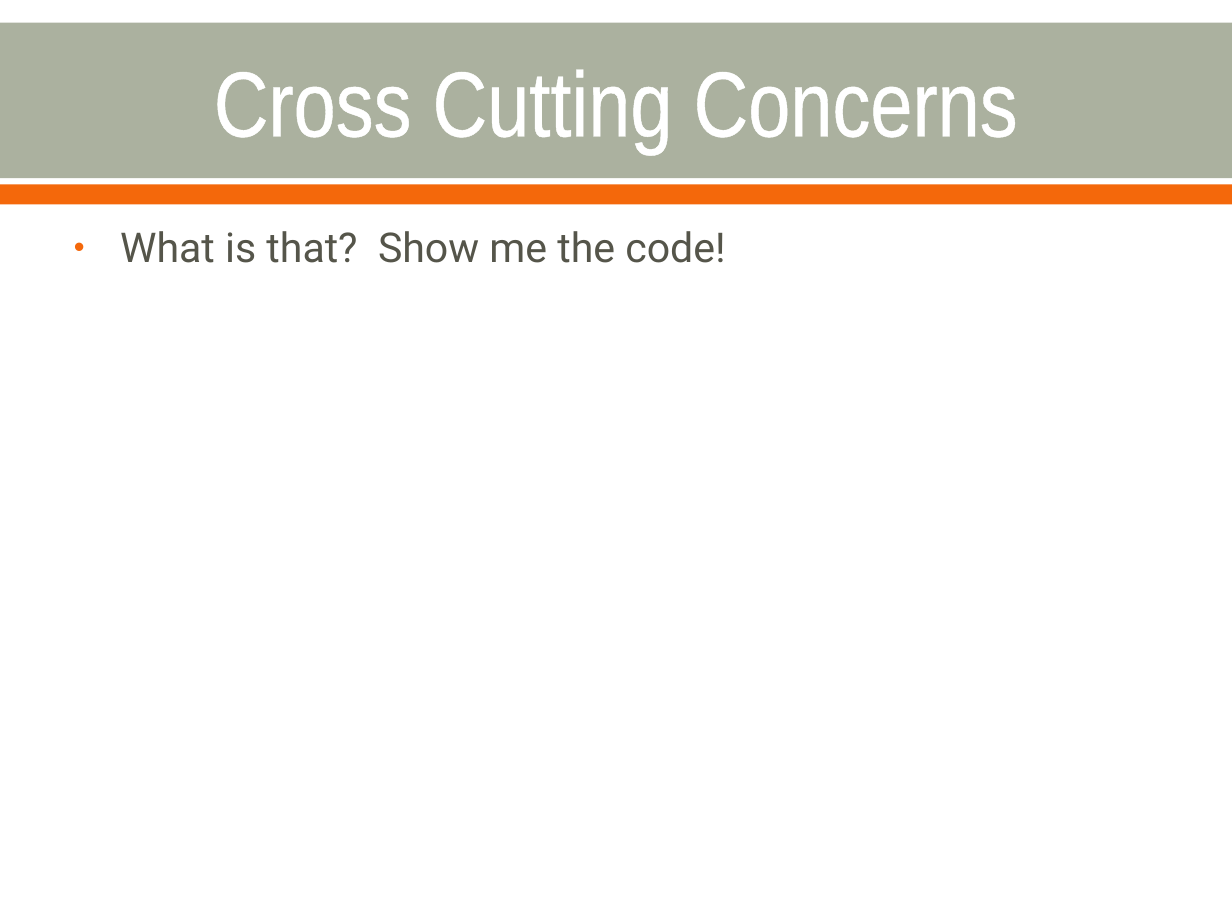
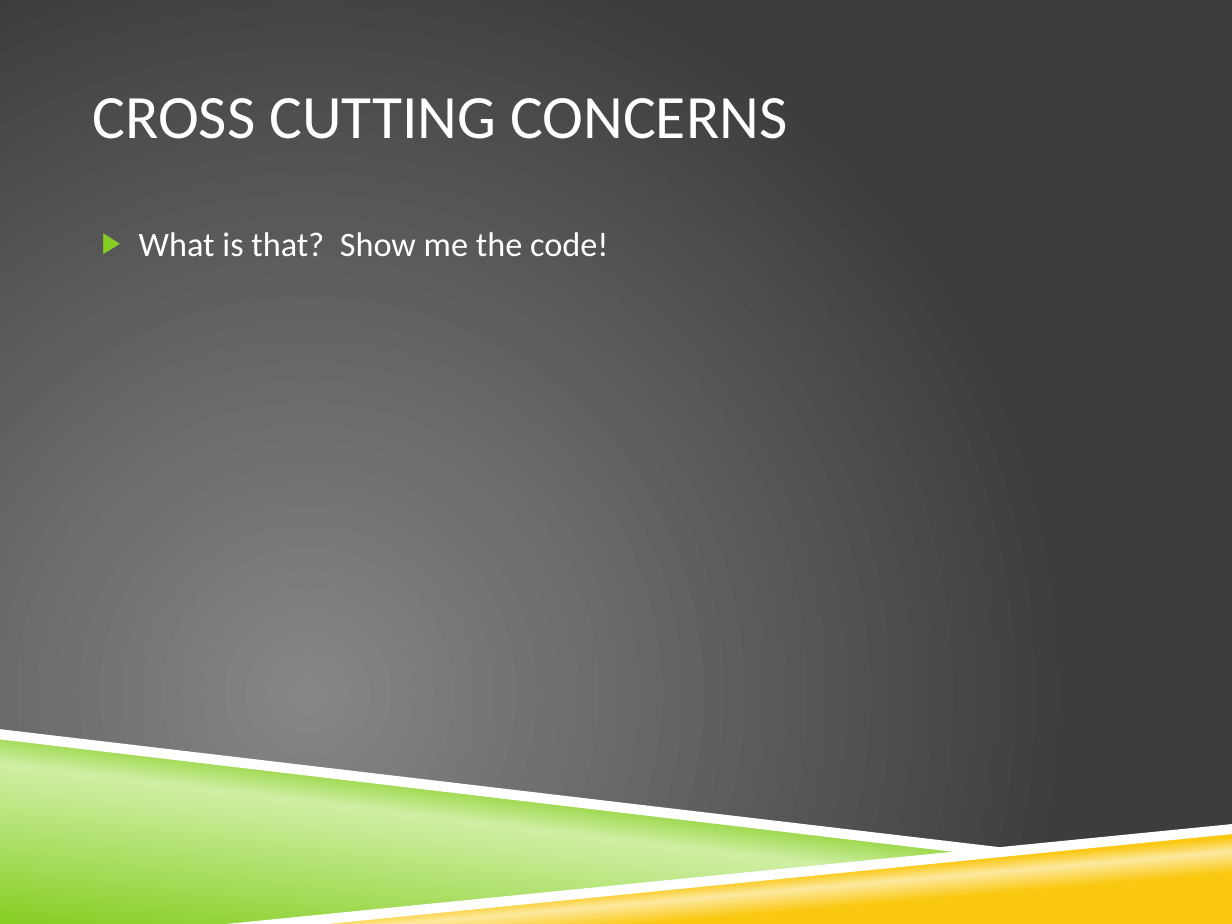
Before and after one commit to bling/AOPDemo, a slide deck: slide 4 of Aspect Oriented Programming.pptx. Drawn at 1232x924 pixels with LibreOffice and Linux fonts; fonts in the diff are those of the drawing; background and template pictures are left out. Boxes give left, top, right and bottom in pixels: in the first picture for what was removed or moved away, otherwise in the second. Text is boxed around its words. In the diff, an @@ line names an element or a change of style, - is before the commit and + after.

```diff
--- a/Aspect Oriented Programming.pptx
+++ b/Aspect Oriented Programming.pptx
@@ background #FFFFFF to picture (left out) @@
@@ rectangle removed at [0,22,1232,177] @@
@@ title at [92,98,787,139]: text changed; size 54 to 36 pt; font Arial Narrow to Calibri @@
-Cross Cutting Concerns
+CROSS CUTTING CONCERNS
@@ rectangle removed at [0,185,1232,205] @@
@@ text "What is that? Show me ...": place and size @@
-text "What is that? Show me ..." at [120,231,725,263]
+text "What is that? Show me ..." at [139,232,608,256]
@@ text "What is that? Show me ..." at [139,232,608,256]: size 24 to 20 pt, font Roboto to Calibri, text colour #55554A to #FFFFFF; bullet • to ▶; more space between paragraphs; bullet colour #F4680B to #86CE24 @@
@@ freeform shape added at [0,736,976,924], fill gradient #86CE24 to #CFEFA4 @@
@@ freeform shape added at [0,729,1025,854], fill #FFFFFF @@
@@ freeform shape added at [227,824,1232,924], fill #FFFFFF @@
@@ freeform shape added at [244,828,1232,924], fill gradient #FAC810 to #FDE99F @@
```
Also in this commit, not shown: 29 other slides changed, 1 slide removed, 11 other files.
